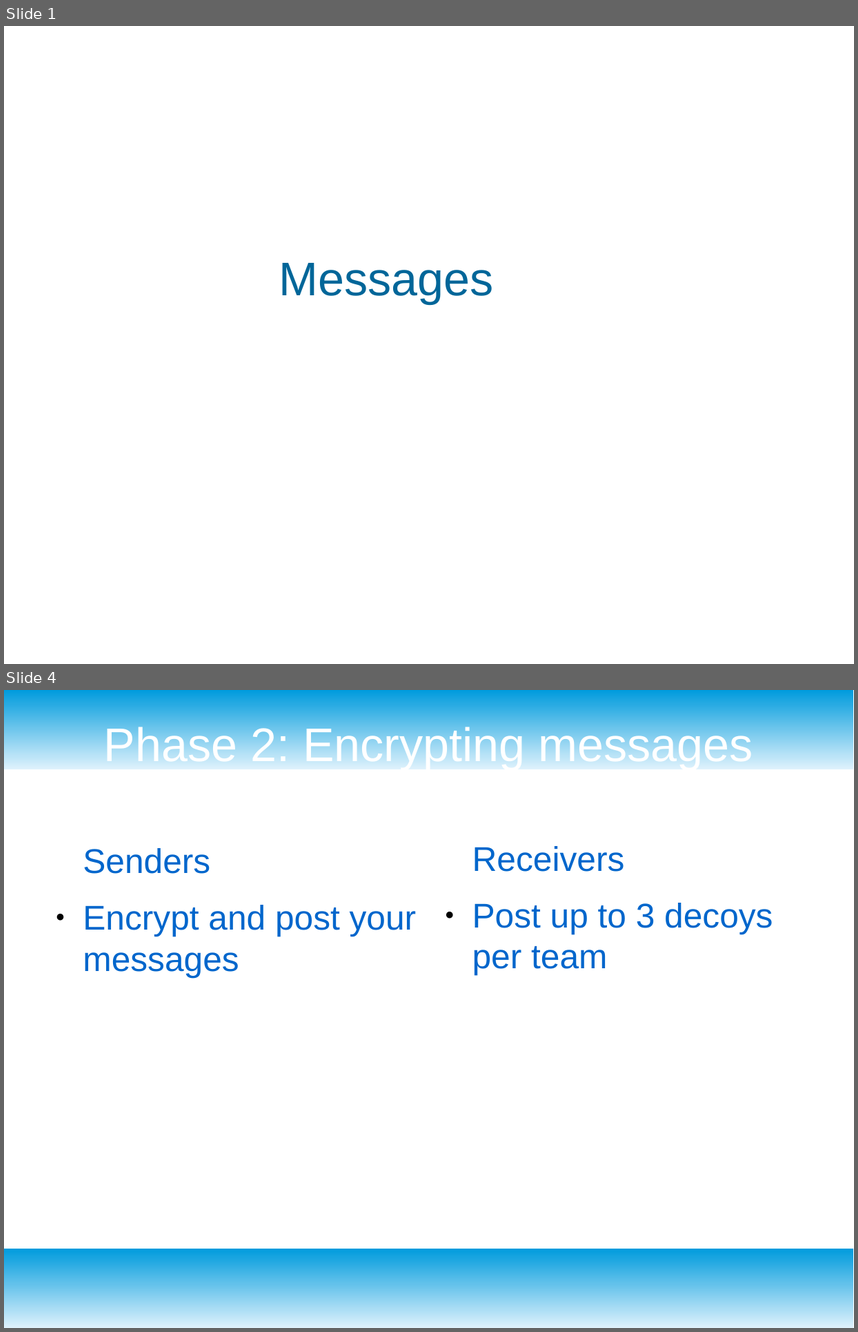
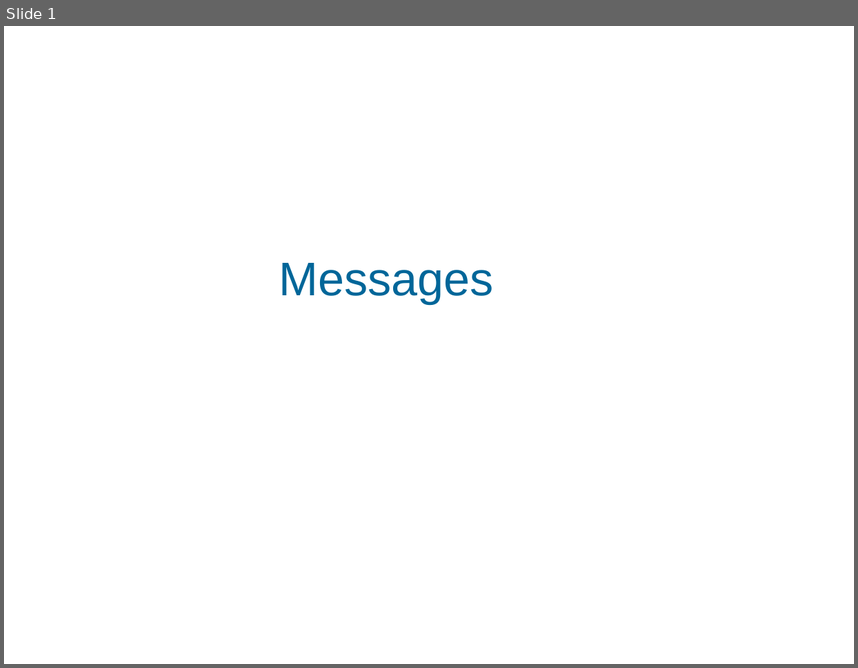
Before and after one commit to vcv-missoula-college/projects, a slide deck: 2021_gencyber_summer_camp/resources/day2/day_2.6_message_game.odp. Shown one above the other, each under a label of ours: slides 1 and 4 before the commit, slide 1 after it; the slides between them are not shown. The pictures are 858x1332 and 858x668 pixels, drawn with LibreOffice and Linux fonts; fonts in the diff are those of the drawing; background and template pictures are left out. Boxes give left, top, right and bottom in pixels: in the first picture for what was removed or moved away, otherwise in the second. Text is boxed around its words. In the diff, an @@ line names an element or a change of style, - is before the commit and + after.

```diff
--- a/2021_gencyber_summer_camp/resources/day2/day_2.6_message_game.odp
+++ b/2021_gencyber_summer_camp/resources/day2/day_2.6_message_game.odp
@@ slide 4 removed at <box>4,690,854,1328</box>, background #FFFFFF @@
@@ rectangle removed at <box>4,690,854,769</box> @@
@@ title removed at <box>104,723,753,769</box> @@
-Phase 2: Encrypting messages
@@ text removed at <box>83,848,417,977</box> @@
-Senders
-● Encrypt and post your messages
@@ text removed at <box>473,846,773,975</box> @@
-Receivers
-● Post up to 3 decoys per team
@@ rectangle removed at <box>4,1248,854,1328</box> @@
```
Also in this commit, not shown: 3 slides changed, 3 slides added, 2 other slides removed, 1 other file.
